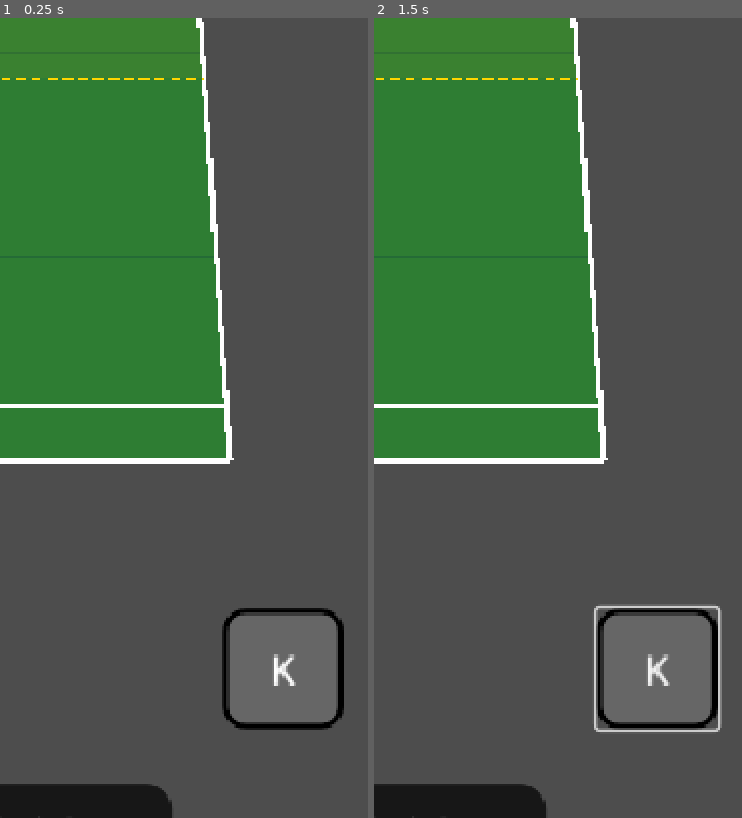
Above: before the commit, frames 1-2 (left to right).
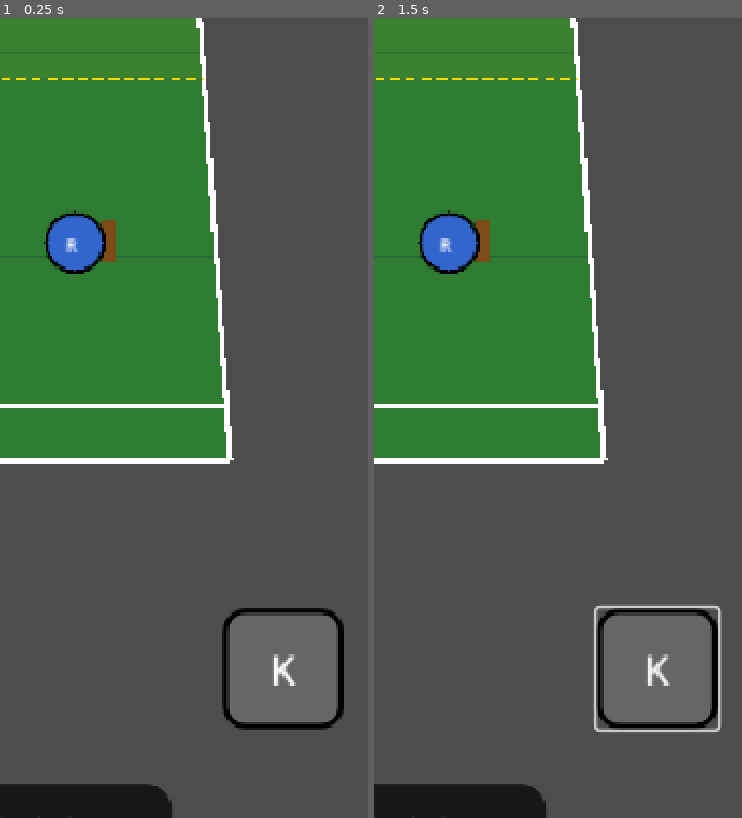
Above: after the commit, the same moments.

Repository: PranavMall/pickle-mvp-mobile
Game: Godot game, scene res://scenes/main/Main.tscn
Two runs of this game, one before a commit and one after it. Both use one fixed random seed, a clock stepped at 60 frames per second and the inputs below.
Inputs:
- Up to frame 1 (0.25 s): no input
- Up to frame 2 (1.5 s): click "0%" at 0.5 s; click "K" at 1.25 s
The pictures show only the part of the screen within x 50-100%, y 44-94%; the shares and areas given below are measured in that part.

The runs differ from the first frame. In frame 1, 1.2% of the frame differs, in the area x 11-32%, y 24-32%; in frame 2, 1.2%.

Commit message:
Fixing issues for Day 4

Diff:
--- a/Desktop/Pickleball_MVP/ver5/pickleballmobile/Players/Player.gd
+++ b/Desktop/Pickleball_MVP/ver5/pickleballmobile/Players/Player.gd
@@ -27,9 +27,9 @@
 var target_position: Vector2
 
 # Visual components
-@onready var sprite: Sprite2D = $Sprite
-@onready var paddle: Node2D = $Paddle
-@onready var hit_area: Area2D = $HitArea
+var sprite: Sprite2D = null
+var paddle: Node2D = null
+var hit_area: Area2D = null
 
 # References
 var main: Node = null
@@ -49,13 +49,25 @@
 		print("ERROR: Player cannot find Main or Ball!")
 		return
 
+	# Make sure player is visible
+	visible = true
+	z_index = 100  # Make sure it's above the court
+
 	create_visuals()
 	setup_collision()
 
 	# Set initial position
 	reset_to_default_position()
 
+	# Debug output
 	print("Player ready at position: ", position)
+	print("Player global position: ", global_position)
+	print("Player visible: ", visible)
+	print("Player z_index: ", z_index)
+	print("Player has sprite: ", sprite != null)
+	if sprite:
+		print("Sprite visible: ", sprite.visible)
+		print("Sprite has texture: ", sprite.texture != null)
 
 func create_visuals() -> void:
 	# Create player sprite if not exists
@@ -63,6 +75,10 @@
 		sprite = Sprite2D.new()
 		sprite.name = "Sprite"
 		add_child(sprite)
+
+	# Make sure sprite is visible
+	sprite.visible = true
+	sprite.z_index = 1  # Above the player base
 
 	# Create player texture (blue circle for player)
 	var img = Image.create(36, 36, false, Image.FORMAT_RGBA8)
@@ -81,8 +97,14 @@
 				else:
 					# Border
 					img.set_pixel(x, y, Color.BLACK)
+			else:
+				# Transparent background
+				img.set_pixel(x, y, Color(0, 0, 0, 0))
 
 	sprite.texture = ImageTexture.create_from_image(img)
+
+	print("Player texture created, size: 36x36")
+	print("Sprite texture assigned: ", sprite.texture != null)
 
 	# Add court side indicator
 	var label = Label.new()
@@ -92,7 +114,7 @@
 	label.add_theme_font_size_override("font_size", 10)
 	sprite.add_child(label)
 
-	# Create paddle (will be enhanced later)
+	# Create paddle
 	if not paddle:
 		paddle = Node2D.new()
 		paddle.name = "Paddle"
@@ -245,18 +267,18 @@
 func update_kitchen_status(delta: float) -> void:
 	var court_pos = main.get_node("Court").screen_to_court(position) if main.has_node("Court") else Vector2.ZERO
 
-	var was_in_kitchen = in_kitchen
+	var was_in_kitchen_before = in_kitchen
 	in_kitchen = court_pos.y >= main.NET_Y and \
 				court_pos.y <= main.KITCHEN_LINE_BOTTOM and \
 				abs(court_pos.x - main.COURT_WIDTH/2) < main.COURT_WIDTH/2
 
 	# Track kitchen entry/exit
-	if not was_in_kitchen and in_kitchen:
+	if not was_in_kitchen_before and in_kitchen:
 		kitchen_entry_time = Time.get_ticks_msec()
 		was_in_kitchen = true
 		feet_established = false
 		entered_kitchen.emit()
-	elif was_in_kitchen and not in_kitchen:
+	elif was_in_kitchen_before and not in_kitchen:
 		establishment_timer = 0.5
 		exited_kitchen.emit()
 
@@ -277,12 +299,22 @@
 	var court_x = main.COURT_WIDTH * (0.75 if court_side == "right" else 0.25)
 	var court_y = main.BASELINE_BOTTOM - main.SERVICE_LINE_DEPTH
 
+	print("Court position target: ", court_x, ", ", court_y)
+	print("Court dimensions - WIDTH: ", main.COURT_WIDTH, " HEIGHT: ", main.COURT_HEIGHT)
+	print("Baseline bottom: ", main.BASELINE_BOTTOM)
+	print("Service line depth: ", main.SERVICE_LINE_DEPTH)
+
 	# Convert to screen position
 	var screen_pos = main.court_to_screen(court_x, court_y)
 	position = screen_pos
 	target_position = screen_pos
 
 	print("Player reset to position: ", position, " (court: ", court_x, ", ", court_y, ")")
+	print("Viewport size: ", get_viewport().size)
+
+	# Force visible and on top
+	visible = true
+	z_index = 100
 
 func _on_body_entered(body: Node2D) -> void:
 	if body == ball and can_hit:
--- a/Desktop/Pickleball_MVP/ver5/pickleballmobile/SwipeDetector.gd
+++ b/Desktop/Pickleball_MVP/ver5/pickleballmobile/SwipeDetector.gd
@@ -164,23 +164,34 @@
 	return false
 
 func determine_shot_type(power: float, angle: float) -> String:
-	# Check if player is near kitchen (will use actual player position later)
-	# For now, approximate based on where swipe started
-	var court_y_estimate = touch_start.y / get_viewport().size.y
-	var near_kitchen = court_y_estimate > 0.5 and court_y_estimate < 0.65
-
-	# Forward angle check (upward swipe)
-	var forward_angle = angle < -PI/4 and angle > -3*PI/4
-
-	# Determine shot type based on prototype logic
-	if near_kitchen and power < 0.3 and forward_angle:
-		return "dink"
-	elif power < 0.3 and abs(angle) > PI/2:
-		return "drop"
-	elif power > 0.7:
-		return "power"
+	# Get player reference for actual position
+	var player = main.get_node_or_null("Player")
+
+	if player:
+		# Use actual player position
+		var court_pos = main.get_node("Court").screen_to_court(player.position) if main.has_node("Court") else Vector2.ZERO
+		var near_kitchen = abs(court_pos.y - main.KITCHEN_LINE_BOTTOM) < 30
+
+		# Forward angle check (upward swipe)
+		var forward_angle = angle < -PI/4 and angle > -3*PI/4
+
+		# Determine shot type based on prototype logic
+		if near_kitchen and power < 0.3 and forward_angle:
+			return "dink"
+		elif power < 0.3 and abs(angle) > PI/2:
+			return "drop"
+		elif power > 0.7:
+			return "power"
+		else:
+			return "normal"
 	else:
-		return "normal"
+		# Fallback if no player
+		if power < 0.3:
+			return "drop"
+		elif power > 0.7:
+			return "power"
+		else:
+			return "normal"
 
 # UI Functions
 func show_power_indicator() -> void:
--- a/Desktop/Pickleball_MVP/ver5/pickleballmobile/UI/UISetup.gd
+++ b/Desktop/Pickleball_MVP/ver5/pickleballmobile/UI/UISetup.gd
@@ -236,7 +236,6 @@
 
 func _on_kitchen_button_pressed() -> void:
 	print("Kitchen button pressed!")
-	# This will be connected to the kitchen system
 	if main:
 		var player = main.get_node_or_null("Player")
 		if not player:
@@ -256,6 +255,7 @@
 	if main:
 		# Handle mastery activation
 		pass
+
 # Update functions to be called from Main
 func update_score(player_score: int, opponent_score: int, server_number: int) -> void:
 	var score_label = get_node_or_null("HUD/TopPanel/ScoreLabel")
--- a/Desktop/Pickleball_MVP/ver5/pickleballmobile/scenes/main/Main.gd
+++ b/Desktop/Pickleball_MVP/ver5/pickleballmobile/scenes/main/Main.gd
@@ -1,4 +1,4 @@
-# Main.gd - Foundation
+# Main.gd - Foundation with Day 4 Player System
 extends Node2D
 
 # Constants from prototype - EXACT VALUES
@@ -155,6 +155,59 @@
 	else:
 		print("ERROR: SwipeDetector.gd not found!")
 
+func create_player() -> void:
+	# Create player character
+	var player = CharacterBody2D.new()
+	player.name = "Player"
+	player.z_index = 50  # Above court, below ball
+	add_child(player)
+
+	# Attach player script - FIXED PATH
+	var player_script = load("res://Players/Player.gd")  # Fixed from "res://Player.gd"
+	if player_script:
+		player.set_script(player_script)
+
+		# Force call _ready since it might not be called automatically
+		if player.has_method("_ready"):
+			player._ready()
+
+		# Connect player signals
+		if player.has_signal("entered_kitchen"):
+			player.entered_kitchen.connect(_on_player_entered_kitchen)
+		if player.has_signal("exited_kitchen"):
+			player.exited_kitchen.connect(_on_player_exited_kitchen)
+		if player.has_signal("ready_to_hit"):
+			player.ready_to_hit.connect(_on_player_ready_to_hit)
+
+		print("Player created and connected")
+		print("Player position after creation: ", player.position)
+		print("Player visible: ", player.visible)
+	else:
+		print("ERROR: Player.gd not found at res://Players/Player.gd!")
+
+func _on_player_entered_kitchen() -> void:
+	print("Player entered kitchen")
+	update_kitchen_pressure(5)
+
+func _on_player_exited_kitchen() -> void:
+	print("Player exited kitchen")
+
+func _on_player_ready_to_hit() -> void:
+	# Visual feedback when player can hit
+	var instructions = get_node_or_null("UI/HUD/Instructions")
+	if instructions and game_state.ball_in_play:
+		instructions.text = "Swipe to hit!"
+
+func update_kitchen_pressure(amount: float) -> void:
+	game_state.kitchen_pressure = clamp(
+		game_state.kitchen_pressure + amount,
+		0,
+		game_state.kitchen_pressure_max
+	)
+
+	# Update UI
+	update_ui()
+
 func _on_swipe_started() -> void:
 	print("Player starting swipe...")
 
@@ -225,47 +278,6 @@
 	game_state.game_active = true
 	game_state.rally_count = 0
 
-func create_player() -> void:
-	# Create player character
-	var player = CharacterBody2D.new()
-	player.name = "Player"
-	player.z_index = 50  # Above court, below ball
-	add_child(player)
-
-	# Attach player script
-	var player_script = load("res://Players/Player.gd")
-	if player_script:
-		player.set_script(player_script)
-
-		# Connect player signals
-		player.entered_kitchen.connect(_on_player_entered_kitchen)
-		player.exited_kitchen.connect(_on_player_exited_kitchen)
-		player.ready_to_hit.connect(_on_player_ready_to_hit)
-
-		print("Player created and connected")
-	else:
-		print("ERROR: Player.gd not found!")
-
-func _on_player_entered_kitchen() -> void:
-	print("Player entered kitchen")
-	update_kitchen_pressure(5)
-
-func _on_player_exited_kitchen() -> void:
-	print("Player exited kitchen")
-
-func _on_player_ready_to_hit() -> void:
-	# Visual feedback when player can hit
-	var instructions = get_node_or_null("UI/HUD/Instructions")
-	if instructions and game_state.ball_in_play:
-		instructions.text = "Swipe to hit!"
-
-func update_kitchen_pressure(amount: float) -> void:
-	game_state.kitchen_pressure = clamp(
-		game_state.kitchen_pressure + amount,
-		0,
-		game_state.kitchen_pressure_max
-	)
-
 func update_ui() -> void:
 	# Update score display
 	var score_label = get_node_or_null("UI/HUD/TopPanel/ScoreLabel")
@@ -279,74 +291,6 @@
 		ui.update_mastery_fill(percent)
 	if ui and ui.has_method("update_score"):
 		ui.update_score(game_state.player_score, game_state.opponent_score, game_state.server_number)
-
-func create_ball() -> void:
-	# Method 1: Load and instantiate Ball scene (if you created Ball.tscn)
-	var ball_scene = load("res://Ball/Ball.tscn")
-	if ball_scene:
-		var ball = ball_scene.instantiate()
-		add_child(ball)
-		print("Ball scene instantiated and added")
-		return
-
-	# Method 2: Create ball programmatically if scene doesn't exist
-	print("Ball.tscn not found, creating programmatically...")
-
-	var ball = CharacterBody2D.new()
-	ball.name = "Ball"
-
-	# Add collision shape
-	var collision = CollisionShape2D.new()
-	var shape = CircleShape2D.new()
-	shape.radius = 8
-	collision.shape = shape
-	ball.add_child(collision)
-
-	# Add sprite
-	var sprite = Sprite2D.new()
-	sprite.name = "Sprite"
-	# Create a simple yellow circle texture
-	var img = Image.create(16, 16, false, Image.FORMAT_RGBA8)
-	for x in 16:
-		for y in 16:
-			var dx = x - 8
-			var dy = y - 8
-			if dx*dx + dy*dy <= 64:
-				img.set_pixel(x, y, Color.YELLOW)
-	sprite.texture = ImageTexture.create_from_image(img)
-	ball.add_child(sprite)
-
-	# Add shadow
-	var shadow = Sprite2D.new()
-	shadow.name = "Shadow"
-	shadow.modulate = Color(0, 0, 0, 0.5)
-	ball.add_child(shadow)
-	ball.move_child(shadow, 0)  # Put shadow behind
-
-	# Add trail
-	var trail = Line2D.new()
-	trail.name = "Trail"
-	trail.width = 3.0
-	trail.default_color = Color(1.0, 0.84, 0, 0.3)
-	ball.add_child(trail)
-	ball.move_child(trail, 0)
-
-	# Now add the complete ball to scene
-	add_child(ball)
-
-	# Attach the script
-	var ball_script = load("res://Ball/Ball.gd")
-	if ball_script:
-		ball.set_script(ball_script)
-		print("Ball script attached")
-
-		# Set initial position manually since _ready might not trigger properly
-		ball.position = court_to_screen(COURT_WIDTH / 2.0, COURT_HEIGHT - 100)
-		print("Ball positioned at: ", ball.position)
-	else:
-		print("ERROR: Ball.gd script not found at res://Ball/Ball.gd")
-
-	print("Ball created and added to scene")
 
 func test_perspective_points() -> void:
 	# Test court corners to verify perspective math
